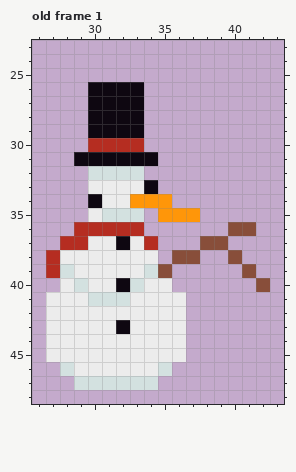
Two versions of one pixel-art file, Assets/Enemies/Snowman/T_Snowman.aseprite. Above: the version before the commit.
64x64 pixels, 1 frame. Shown: old frame 1: x 26..43, y 23..48. The commit also changed other frames, which this record leaves out.
The same view after the edit:
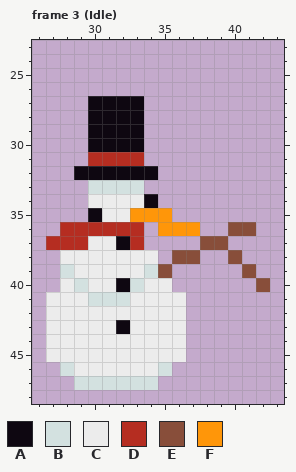
Palette (. is transparent): A #0e0711  B #d3e1e0  C #ececec  D #b52d21  E #884e3a  F #ff9609
A new or re-ordered frame is compared with the old frame closest to it.
From the commit log: Snowman follows player
Edits made:
frames 1 -> 9
Frame 3 (Idle) is new; against old frame 1, layers "Head", "Torso":
y 26: x 30..33 AAAA -> ....
y 30: x 30..33 DDDD -> AAAA
y 31: x 29..34 AAAAAA -> .DDDD.
y 32: x 29..34 .BBBB. -> AAAAAA
y 33: x 30..34 CCCCA -> BBBB.
y 34: x 30 A -> C; x 33..35 FFF -> CA.
y 35: x 30..34 CBBB. -> ACCFF; x 36..37 FF -> ..
y 36: x 28 . -> D; x 35..37 ... -> FFF
y 37: x 27 . -> D; x 33..34 CD -> D.
y 38..39: x 27 D -> .
Where, in picture pixels (left, top, right, bottom), the same in both pictures:
changed: (46, 82, 200, 278)
